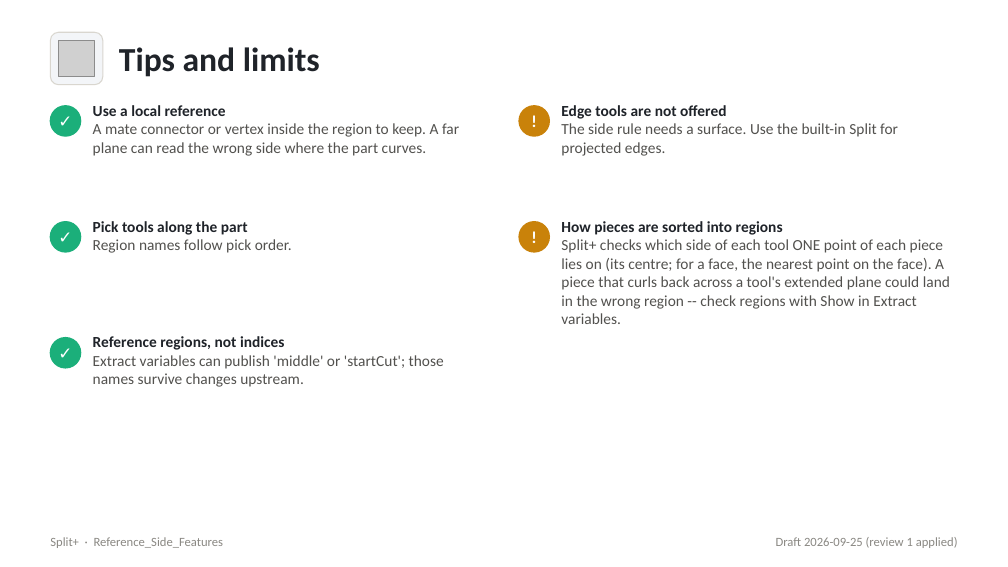
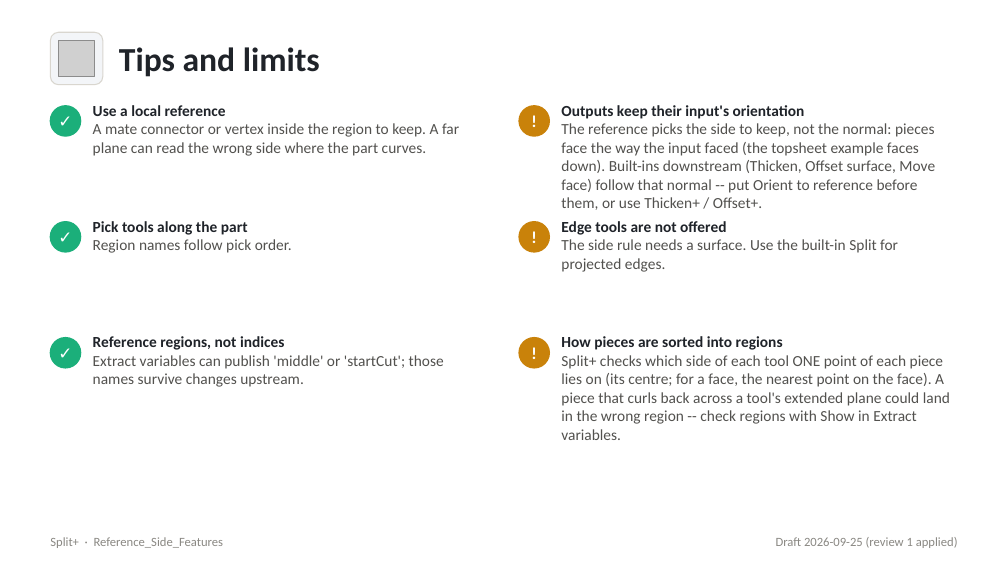
Before and after one commit to jedyeiser/featurescripts, a slide deck: slide 14 of docs/decks/split_plus/.baseline/split_plus.generated.pptx. Drawn at 1008x567 pixels with LibreOffice and Linux fonts; fonts in the diff are those of the drawing; grey boxes stand for pictures. Boxes give left, top, right and bottom in pixels: in the first picture for what was removed or moved away, otherwise in the second. Text is boxed around its words. In the diff, an @@ line names an element or a change of style, - is before the commit and + after.

Commit message:
[AUTO-BACKUP] Before pushing driven_offset to Onshape
Before push to Onshape at 2026-09-25 20:03:05

```diff
--- a/docs/decks/split_plus/.baseline/split_plus.generated.pptx
+++ b/docs/decks/split_plus/.baseline/split_plus.generated.pptx
@@ text at (561, 105, 935, 210): text changed @@
-Edge tools are not offered
-The side rule needs a surface. Use the built-in Split for projected edges.
+Outputs keep their input's orientation
+The reference picks the side to keep, not the normal: pieces face the way the input faced (the topsheet example faces down). Built-ins downstream (Thicken, Offset surface, Move face) follow that normal -- put Orient to reference before them, or use Thicken+ / Offset+.
@@ text at (561, 221, 898, 272): text changed @@
-How pieces are sorted into regions
-Split+ checks which side of each tool ONE point of each piece lies on (its centre; for a face, the nearest point on the face). A piece that curls back across a tool's extended plane could land in the wrong region -- check regions with Show in Extract variables.
+Edge tools are not offered
+The side rule needs a surface. Use the built-in Split for projected edges.
@@ ellipse added at (519, 338, 549, 368), fill #C9820A, outline #C9820A 1 pt @@
@@ text added at (519, 338, 549, 368), 12 pt, text #FFFFFF, bold @@
+!
@@ text added at (561, 336, 950, 440), 11 pt, text #52514E @@
+How pieces are sorted into regions
+Split+ checks which side of each tool ONE point of each piece lies on (its centre; for a face, the nearest point on the face). A piece that curls back across a tool's extended plane could land in the wrong region -- check regions with Show in Extract variables.
```
Also in this commit, not shown: 45 other files.
